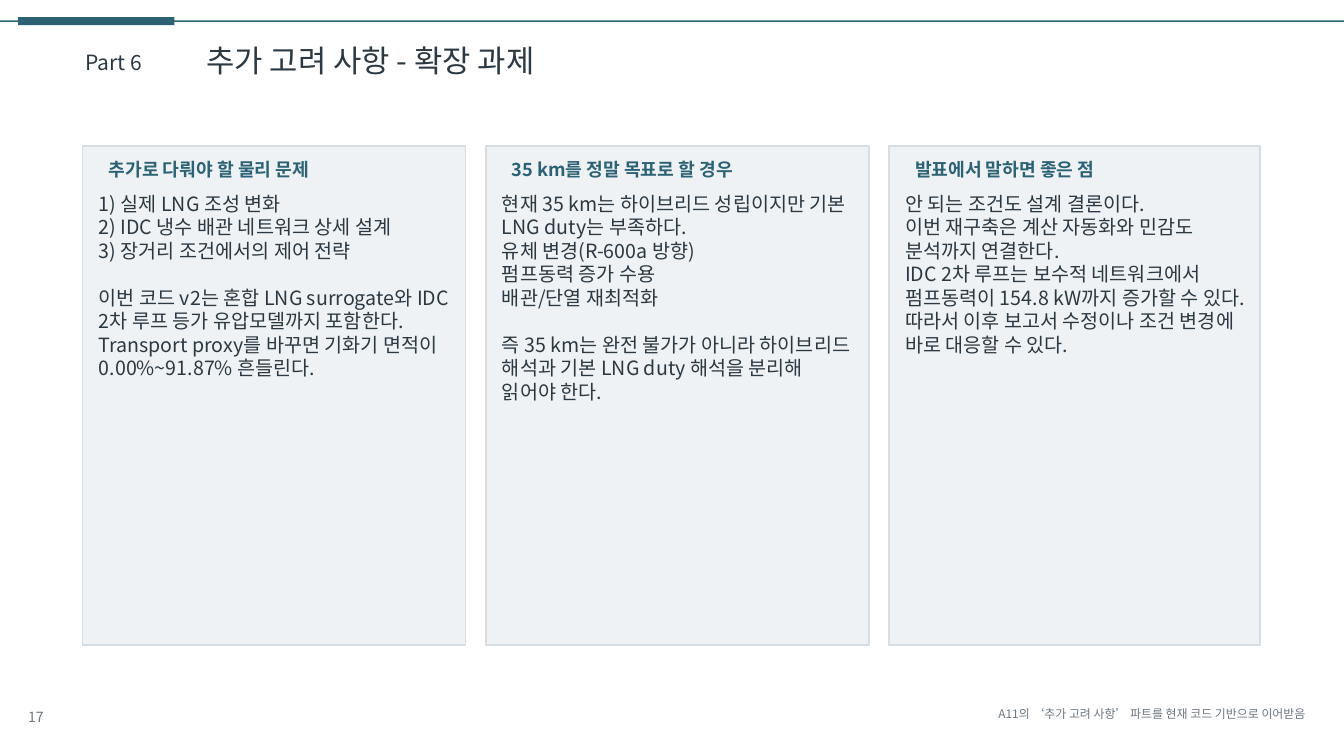
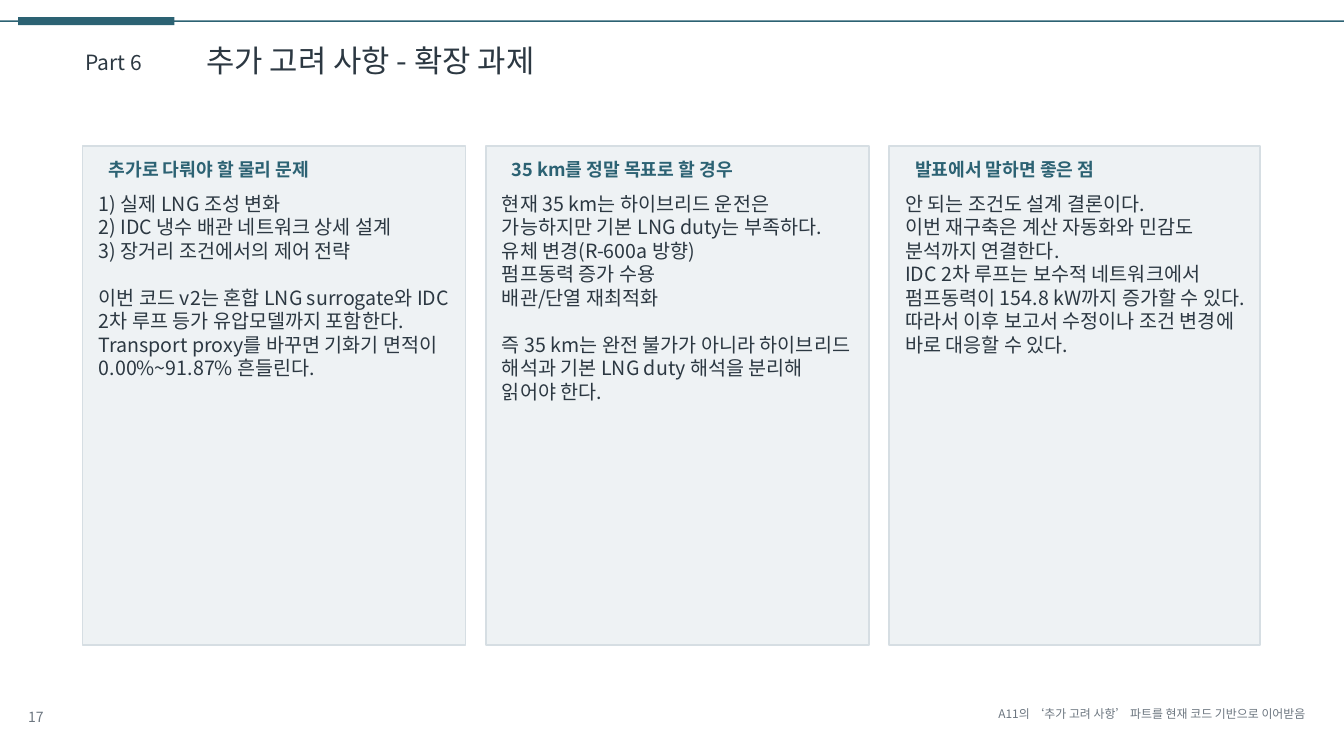
Before and after one commit to CuriousN006/lng-idc-design-study, a slide deck: slide 17 of deliverables/presentation_draft.pptx. Drawn at 1344x756 pixels with LibreOffice and Linux fonts; fonts in the diff are those of the drawing. Boxes give left, top, right and bottom in pixels: in the first picture for what was removed or moved away, otherwise in the second. Text is boxed around its words. In the diff, an @@ line names an element or a change of style, - is before the commit and + after.

```diff
--- a/deliverables/presentation_draft.pptx
+++ b/deliverables/presentation_draft.pptx
@@ text at (x1=502, y1=194, x2=822, y2=239): text changed @@
-현재 35 km는 하이브리드 성립이지만 기본 LNG duty는 부족하다.
+현재 35 km는 하이브리드 운전은 가능하지만 기본 LNG duty는 부족하다.
```
Also in this commit, not shown: 3 other slides changed, 13 other files.
